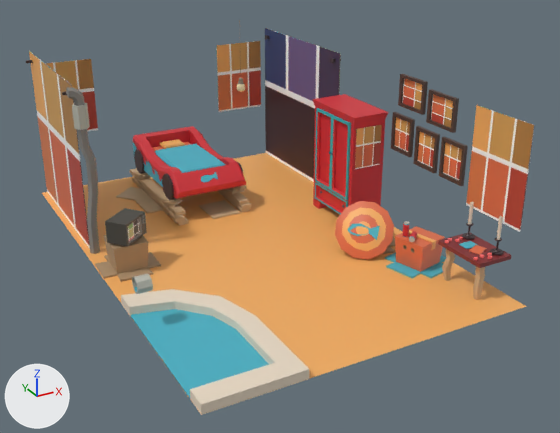
The FBX model ApartmentGame/Assets/3d models/FBX/HeroBoy_Room.fbx as it was, and as the next commit left it.
Rendered twice from a 50 mm camera at (-0.378, -0.597, 0.336) aimed at (-0.052, -0.005, 0.04). The axes (+X, +Y, +Z) are drawn at lower left. The lights are the same throughout. Where no turn or scale is listed for an object, it has been applied to the vertices.
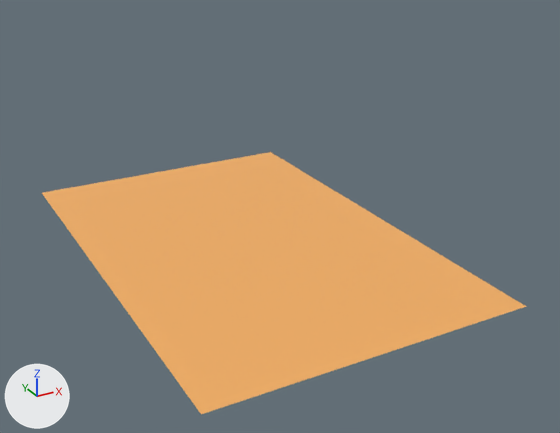
Commit message: herboy room

Boxes (x1, y1, x2, y2) around the edits, measured in the pictures (560 x 433 px):
'polySurface227', deleted
    before: (121, 289, 309, 415)
'polySurface352', deleted
    before: (265, 28, 341, 182)
'polySurface348', deleted (red)
    before: (313, 94, 389, 214)
'polySurface225', deleted (orange)
    before: (466, 105, 535, 232)
'polySurface353', deleted
    before: (26, 51, 90, 249)
'polySurface291', deleted (orange)
    before: (391, 74, 468, 186)
'polySurface311', deleted (red)
    before: (133, 126, 246, 199)
'polySurface277', deleted (brown)
    before: (217, 41, 261, 112)
'polySurface281', deleted (orange)
    before: (335, 201, 394, 260)
'polySurface351', deleted
    before: (438, 202, 511, 300)
'polySurface280', deleted (orange)
    before: (385, 226, 446, 278)
'polySurface298', deleted (brown)
    before: (95, 235, 161, 282)
'polySurface205', deleted
    before: (66, 87, 100, 254)
'polySurface278', deleted
    before: (45, 59, 98, 131)
'polySurface340', deleted (cyan)
    before: (155, 144, 226, 173)
'polySurface294', deleted
    before: (105, 208, 147, 246)
'polySurface313', deleted (brown)
    before: (130, 168, 252, 226)
'polySurface305', deleted (brown)
    before: (116, 187, 240, 219)
'polySurface299', deleted (brown)
    before: (355, 125, 382, 169)
'polySurface307', deleted
    before: (134, 149, 243, 200)
'polySurface210', deleted
    before: (72, 103, 90, 130)
'polySurface226', deleted
    before: (132, 274, 153, 294)
'polySurface334', deleted
    before: (133, 171, 247, 206)
'polySurface355', deleted
    before: (133, 143, 163, 187)
'polySurface357', deleted
    before: (348, 223, 380, 240)
'polySurface338', deleted
    before: (160, 139, 185, 149)
'polySurface230', deleted
    before: (237, 20, 245, 92)
'polySurface356', deleted
    before: (201, 172, 218, 182)
'pCylinder7', deleted
    before: (402, 221, 409, 237)
'polySurface283', deleted
    before: (383, 221, 395, 254)
'pCylinder8', deleted
    before: (409, 231, 417, 242)
'polySurface339', deleted
    before: (153, 142, 191, 152)

The edits, one by one:
Object 'polySurface355' (ob_polysurface355) is deleted.
Object 'polySurface339' (ob_polysurface339) is deleted.
Object 'polySurface298' (ob_polysurface298) is deleted.
Object 'polySurface281' (ob_polysurface281) is deleted.
Object 'polySurface313' (ob_polysurface313) is deleted.
Object 'polySurface357' (ob_polysurface357) is deleted.
Object 'polySurface277' (ob_polysurface277) is deleted.
Object 'polySurface283' (ob_polysurface283) is deleted.
Object 'polySurface227' (ob_polysurface227) is deleted.
Object 'polySurface356' (ob_polysurface356) is deleted.
Object 'polySurface205' (ob_polysurface205) is deleted.
Object 'polySurface305' (ob_polysurface305) is deleted.
Object 'polySurface280' (ob_polysurface280) is deleted.
Object 'pCylinder7' (ob_pcylinder7) is deleted.
Object 'polySurface334' (ob_polysurface334) is deleted.
Object 'polySurface278' (ob_polysurface278) is deleted.
Object 'polySurface291' (ob_polysurface291) is deleted.
Object 'polySurface294' (ob_polysurface294) is deleted.
Object 'polySurface351' (ob_polysurface351) is deleted.
Object 'polySurface348' (ob_polysurface348) is deleted.
Object 'polySurface210' (ob_polysurface210) is deleted.
Object 'polySurface340' (ob_polysurface340) is deleted.
Object 'pCylinder8' (ob_pcylinder8) is deleted.
Object 'polySurface226' (ob_polysurface226) is deleted.
Object 'polySurface299' (ob_polysurface299) is deleted.
Object 'polySurface307' (ob_polysurface307) is deleted.
Object 'polySurface230' (ob_polysurface230) is deleted.
Object 'polySurface311' (ob_polysurface311) is deleted.
Object 'polySurface352' (ob_polysurface352) is deleted.
Object 'polySurface338' (ob_polysurface338) is deleted.
Object 'polySurface225' (ob_polysurface225) is deleted.
Object 'polySurface353' (ob_polysurface353) is deleted.
